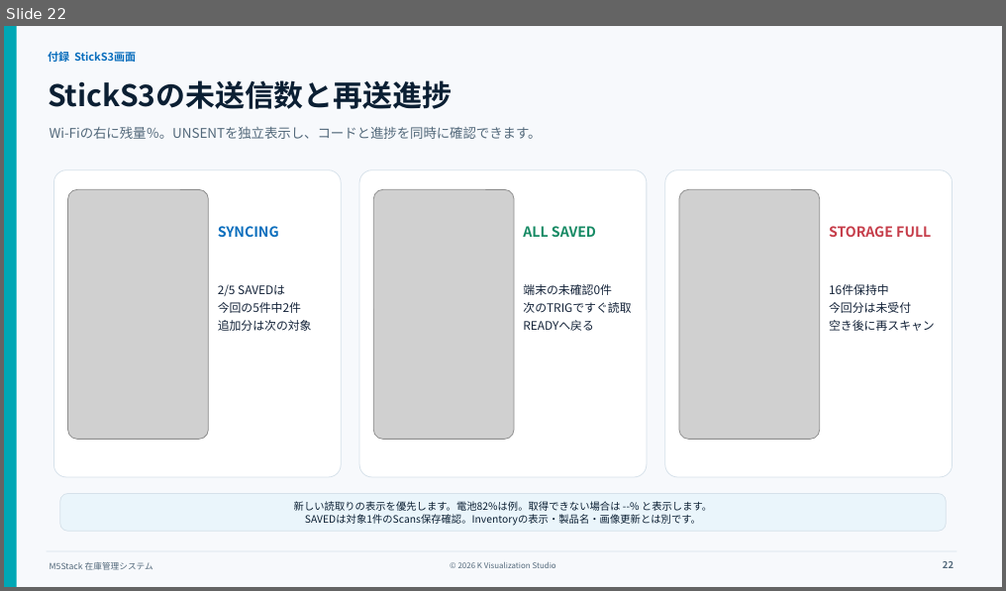
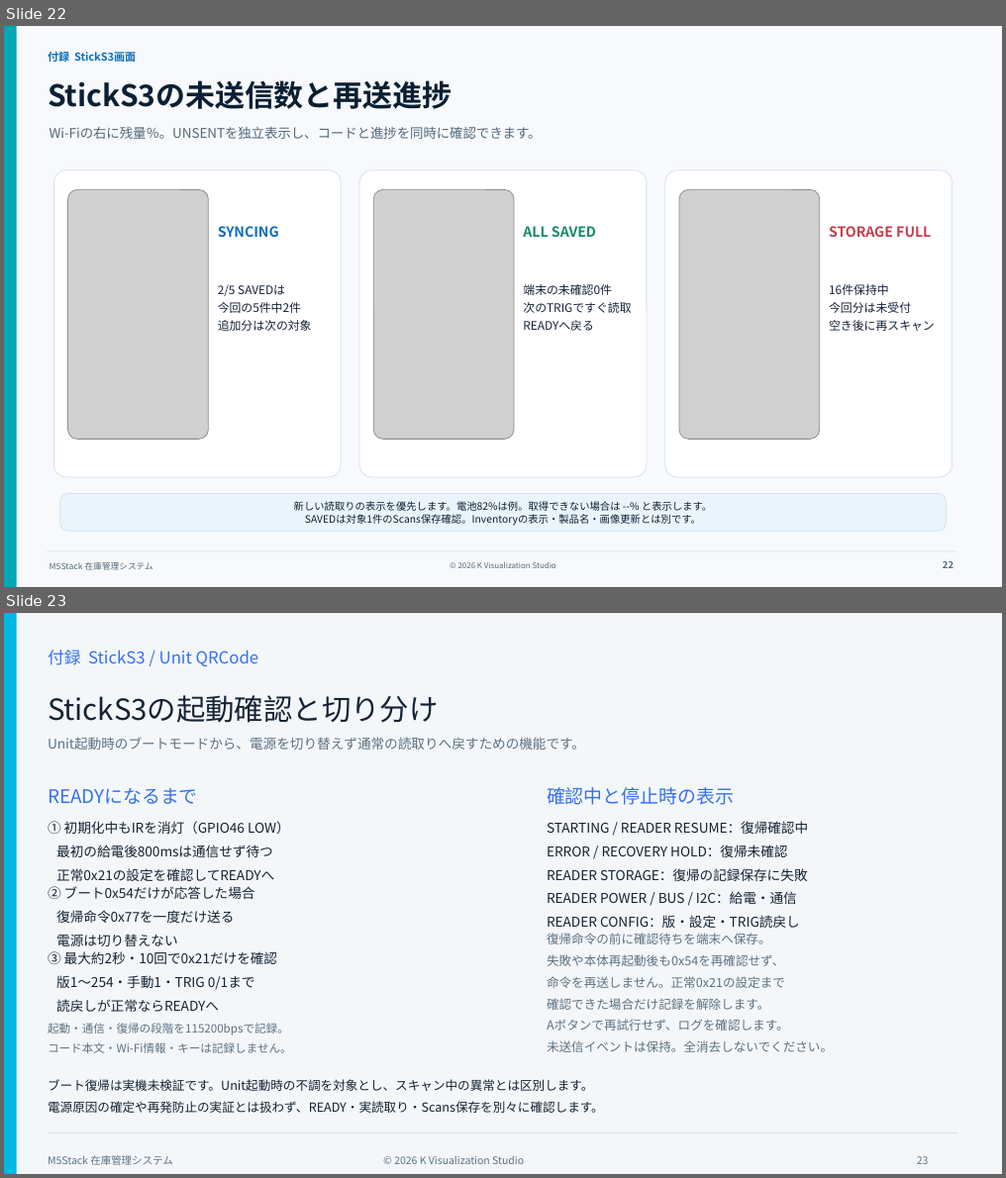
Before and after one commit to TikTak007/M5Stack-Inventory, a slide deck: docs/M5Stack_Inventory_Guide.pptx. Shown one above the other, each under a label of ours: slide 22 before the commit, slides 22 and 23 after it. The pictures are 1006x591 and 1006x1178 pixels, drawn with LibreOffice and Linux fonts; fonts in the diff are those of the drawing; grey boxes stand for pictures. Boxes give left, top, right and bottom in pixels: in the first picture for what was removed or moved away, otherwise in the second. Text is boxed around its words. In the diff, an @@ line names an element or a change of style, - is before the commit and + after.

Commit message:
Restore Unit QRCode from boot mode with one guarded request (#4)
* Recover Unit QRCode startup with a single guarded boot return

* Keep setup and validation links usable in standalone Arduino downloads

---------

```diff
--- a/docs/M5Stack_Inventory_Guide.pptx
+++ b/docs/M5Stack_Inventory_Guide.pptx
@@ slide 23 added at [4, 613, 1002, 1174], background #F4F7FA @@
@@ rectangle added at [4, 613, 17, 1174], fill #00B8E6 @@
@@ text added at [48, 650, 259, 666], 16 pt, text #356FF0 @@
+付録 StickS3 / Unit QRCode
@@ text added at [48, 695, 438, 723], 28 pt, text #132333 @@
+StickS3の起動確認と切り分け
@@ text added at [48, 737, 585, 750], 13 pt, text #5C7182 @@
+Unit起動時のブートモードから、電源を切り替えず通常の読取りへ戻すための機能です。
@@ text added at [48, 788, 198, 804], 18 pt, text #356FF0 @@
+READYになるまで
@@ text added at [547, 787, 734, 805], 18 pt, text #356FF0 @@
+確認中と停止時の表示
@@ text added at [48, 821, 290, 881], 13 pt, text #132333 @@
+① 初期化中もIRを消灯（GPIO46 LOW）
+最初の給電後800msは通信せず待つ
+正常0x21の設定を確認してREADYへ
@@ text added at [547, 821, 808, 904], 13 pt, text #132333 @@
+STARTING / READER RESUME：復帰確認中
+ERROR / RECOVERY HOLD：復帰未確認
+READER STORAGE：復帰の記録保存に失敗
+READER POWER / BUS / I2C：給電・通信
+READER CONFIG：版・設定・TRIG読戻し
@@ text added at [48, 886, 255, 947], 13 pt, text #132333 @@
+② ブート0x54だけが応答した場合
+復帰命令0x77を一度だけ送る
+電源は切り替えない
@@ text added at [547, 933, 833, 1053], 12 pt, text #5C7182 @@
+復帰命令の前に確認待ちを端末へ保存。
+失敗や本体再起動後も0x54を再確認せず、
+命令を再送しません。正常0x21の設定まで
+確認できた場合だけ記録を解除します。
+Aボタンで再試行せず、ログを確認します。
+未送信イベントは保持。全消去しないでください。
@@ text added at [48, 952, 277, 1012], 13 pt, text #132333 @@
+③ 最大約2秒・10回で0x21だけを確認
+版1〜254・手動1・TRIG 0/1まで
+読戻しが正常ならREADYへ
@@ text added at [48, 1023, 292, 1054], 11 pt, text #5C7182 @@
+起動・通信・復帰の段階を115200bpsで記録。
+コード本文・Wi-Fi情報・キーは記録しません。
@@ text added at [48, 1079, 604, 1113], 12 pt, text #132333 @@
+ブート復帰は実機未検証です。Unit起動時の不調を対象とし、スキャン中の異常とは区別します。
+電源原因の確定や再発防止の実証とは扱わず、READY・実読取り・Scans保存を別々に確認します。
@@ rectangle added at [48, 1133, 958, 1134], fill #D9E3EA @@
@@ text added at [48, 1156, 172, 1165], 10 pt, text #5C7182 @@
+M5Stack 在庫管理システム
@@ text added at [394, 1156, 524, 1164], 10 pt, text #5C7182 @@
+© 2026 K Visualization Studio
@@ text added at [917, 1157, 929, 1164], 10 pt, text #5C7182 @@
+23
```
Also in this commit, not shown: 38 other files.
